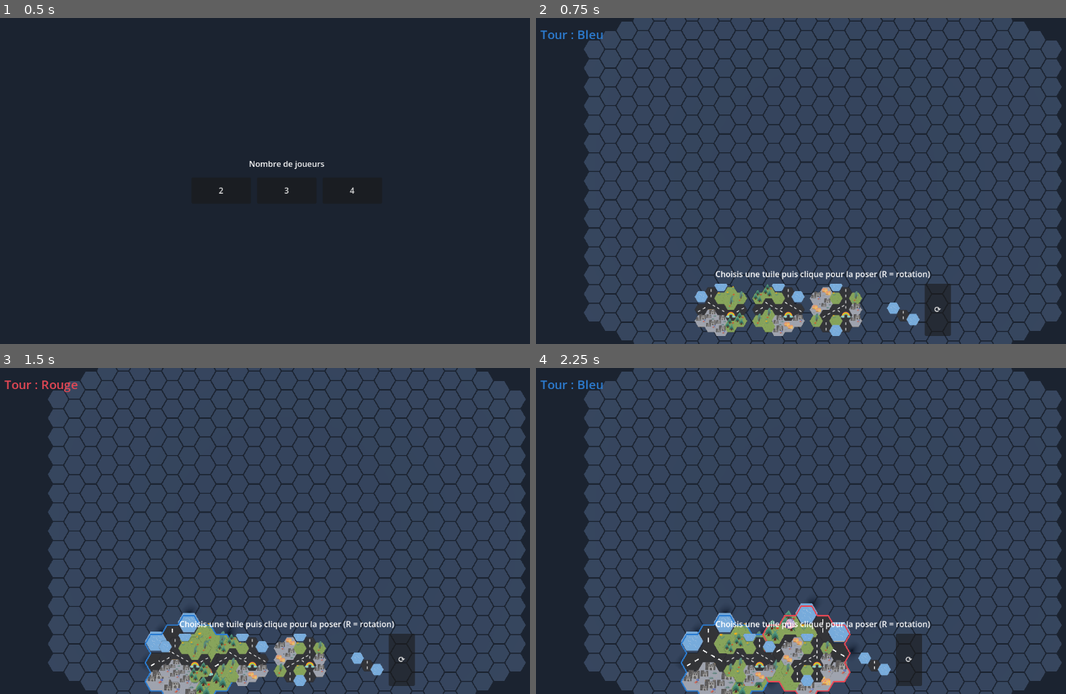
Above: before the commit, frames 1-4 (two rows, left to right).
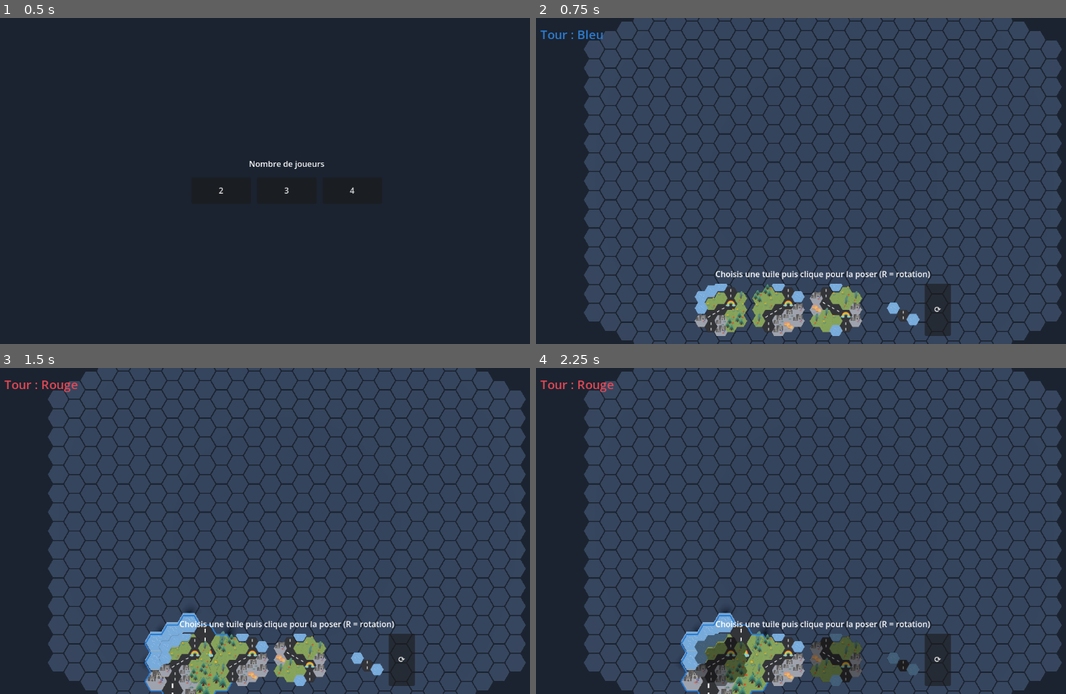
Above: after the commit, the same moments.

Repository: yoann-shopopop/shopopop-express
Game: Godot game, scene res://scenes/main.tscn
The game is run twice, just before and just after one commit, with the same random seed, the same clock (stepped at 60 frames per second) and the same inputs.
Inputs (mouse positions are in pixels of both pictures, inside the frame that each line leads up to):
- Up to frame 1 (0.5 s): no input
- Up to frame 2 (0.75 s): click "2" at 0.5 s
- Up to frame 3 (1.5 s): click (185, 661) at 1.27 s
- Up to frame 4 (2.25 s): click (779, 661) at 2.02 s

Frame 1 is identical in both runs. In frame 2, 1.5% of the frame differs, in the area x 29-60%, y 81-97%; in frame 3, 2.2%; in frame 4, 7.4%, in the area x 0-79%, y 3-100%.

Commit message:
fix(blocks): route simple (droite) au lieu de jonctions en T
Les jonctions en T collaient des cases route près du centre (pâté de ~4
routes côte à côte). Chaque pattern a désormais une route 1-case-de-large
traversant le centre entre deux arêtes opposées.

Co-Authored-By: Claude Opus 4.8 <noreply@anthropic.com>

Diff:
--- a/resources/blocks/patterns/p2.tres
+++ b/resources/blocks/patterns/p2.tres
@@ -7,5 +7,5 @@
 id = &"p2"
 display_name = "Quartier B"
 cells = Array[Vector2i]([Vector2i(-2, 0), Vector2i(-2, 1), Vector2i(-2, 2), Vector2i(-1, -1), Vector2i(-1, 0), Vector2i …(224 unchanged characters)…
-cell_types = Array[int]([1, 0, 1, 1, 0, 1, 1, 3, 1, 0, 2, 2, 0, 0, 4, 2, 3, 0, 2])
-connectors = Array[Vector2i]([Vector2i(2, -1), Vector2i(-2, 1), Vector2i(1, -2)])
+cell_types = Array[int]([1, 1, 1, 1, 1, 0, 0, 3, 1, 0, 2, 2, 0, 4, 2, 2, 3, 2, 2])
+connectors = Array[Vector2i]([Vector2i(1, -2), Vector2i(-1, 2)])
--- a/resources/blocks/patterns/p3.tres
+++ b/resources/blocks/patterns/p3.tres
@@ -7,5 +7,5 @@
 id = &"p3"
 display_name = "Quartier C"
 cells = Array[Vector2i]([Vector2i(-2, 0), Vector2i(-2, 1), Vector2i(-2, 2), Vector2i(-1, -1), Vector2i(-1, 0), Vector2i …(224 unchanged characters)…
-cell_types = Array[int]([3, 0, 3, 3, 0, 0, 0, 2, 2, 0, 1, 1, 0, 4, 1, 1, 2, 1, 1])
-connectors = Array[Vector2i]([Vector2i(1, -2), Vector2i(-1, 2), Vector2i(-2, 1)])
+cell_types = Array[int]([3, 3, 3, 0, 0, 1, 3, 2, 2, 0, 1, 1, 2, 2, 4, 0, 2, 1, 1])
+connectors = Array[Vector2i]([Vector2i(-1, -1), Vector2i(1, 1)])
--- a/resources/blocks/patterns/p4.tres
+++ b/resources/blocks/patterns/p4.tres
@@ -7,5 +7,5 @@
 id = &"p4"
 display_name = "Quartier D"
 cells = Array[Vector2i]([Vector2i(-2, 0), Vector2i(-2, 1), Vector2i(-2, 2), Vector2i(-1, -1), Vector2i(-1, 0), Vector2i …(224 unchanged characters)…
-cell_types = Array[int]([1, 1, 2, 0, 0, 0, 0, 1, 1, 0, 1, 3, 2, 2, 4, 0, 2, 3, 3])
-connectors = Array[Vector2i]([Vector2i(-1, -1), Vector2i(1, 1), Vector2i(-1, 2)])
+cell_types = Array[int]([1, 0, 2, 1, 0, 2, 2, 1, 1, 0, 1, 3, 2, 2, 4, 3, 2, 0, 3])
+connectors = Array[Vector2i]([Vector2i(2, -1), Vector2i(-2, 1)])
--- a/resources/blocks/patterns/p5.tres
+++ b/resources/blocks/patterns/p5.tres
@@ -7,5 +7,5 @@
 id = &"p5"
 display_name = "Quartier E"
 cells = Array[Vector2i]([Vector2i(-2, 0), Vector2i(-2, 1), Vector2i(-2, 2), Vector2i(-1, -1), Vector2i(-1, 0), Vector2i …(224 unchanged characters)…
-cell_types = Array[int]([3, 0, 2, 0, 0, 2, 2, 3, 1, 0, 2, 2, 1, 1, 4, 1, 1, 0, 1])
-connectors = Array[Vector2i]([Vector2i(2, -1), Vector2i(-2, 1), Vector2i(-1, -1)])
+cell_types = Array[int]([3, 3, 2, 3, 1, 0, 0, 3, 1, 0, 2, 2, 0, 4, 1, 1, 1, 1, 1])
+connectors = Array[Vector2i]([Vector2i(1, -2), Vector2i(-1, 2)])
--- a/resources/blocks/patterns/p6.tres
+++ b/resources/blocks/patterns/p6.tres
@@ -7,5 +7,5 @@
 id = &"p6"
 display_name = "Quartier F"
 cells = Array[Vector2i]([Vector2i(-2, 0), Vector2i(-2, 1), Vector2i(-2, 2), Vector2i(-1, -1), Vector2i(-1, 0), Vector2i …(224 unchanged characters)…
-cell_types = Array[int]([2, 2, 1, 2, 2, 0, 0, 3, 1, 0, 1, 3, 0, 0, 4, 0, 1, 2, 2])
-connectors = Array[Vector2i]([Vector2i(1, -2), Vector2i(-1, 2), Vector2i(1, 1)])
+cell_types = Array[int]([2, 2, 1, 0, 0, 1, 1, 3, 1, 0, 1, 3, 1, 1, 4, 0, 1, 2, 2])
+connectors = Array[Vector2i]([Vector2i(-1, -1), Vector2i(1, 1)])
--- a/tools/generate_block_resources.gd
+++ b/tools/generate_block_resources.gd
@@ -12,15 +12,15 @@
 const G := CellType.Kind.GREEN
 const U := CellType.Kind.URBAN
 
-# axis = straight road between edge-centers [axis] and [axis+3]; branch = a 3rd edge-center making a
-# T-junction (3 roads crossing), or -1 for a single straight road. branch must differ from axis/axis+3.
+# axis = straight road between opposite edge-centers [axis] and [axis+3], crossing the center.
+# Single 1-wide road (no T-junction, to avoid wide road clumps). branch kept for future use (-1).
 var _patterns := [
 	{"id": "p1", "name": "Quartier A", "axis": 0, "branch": -1, "regions": [W, W, U, U, G, G]},
-	{"id": "p2", "name": "Quartier B", "axis": 0, "branch": 1, "regions": [U, W, W, G, G, U]},
-	{"id": "p3", "name": "Quartier C", "axis": 1, "branch": 3, "regions": [G, U, U, W, W, G]},
-	{"id": "p4", "name": "Quartier D", "axis": 2, "branch": 4, "regions": [W, U, G, G, U, W]},
-	{"id": "p5", "name": "Quartier E", "axis": 0, "branch": 2, "regions": [G, G, W, W, U, U]},
-	{"id": "p6", "name": "Quartier F", "axis": 1, "branch": 5, "regions": [U, G, W, U, G, W]},
+	{"id": "p2", "name": "Quartier B", "axis": 1, "branch": -1, "regions": [U, W, W, G, G, U]},
+	{"id": "p3", "name": "Quartier C", "axis": 2, "branch": -1, "regions": [G, U, U, W, W, G]},
+	{"id": "p4", "name": "Quartier D", "axis": 0, "branch": -1, "regions": [W, U, G, G, U, W]},
+	{"id": "p5", "name": "Quartier E", "axis": 1, "branch": -1, "regions": [G, G, W, W, U, U]},
+	{"id": "p6", "name": "Quartier F", "axis": 2, "branch": -1, "regions": [U, G, W, U, G, W]},
 ]
 
 
